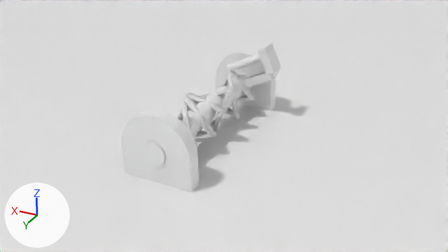
The Blender file TorsionSpring.blend: old version first, new version second.
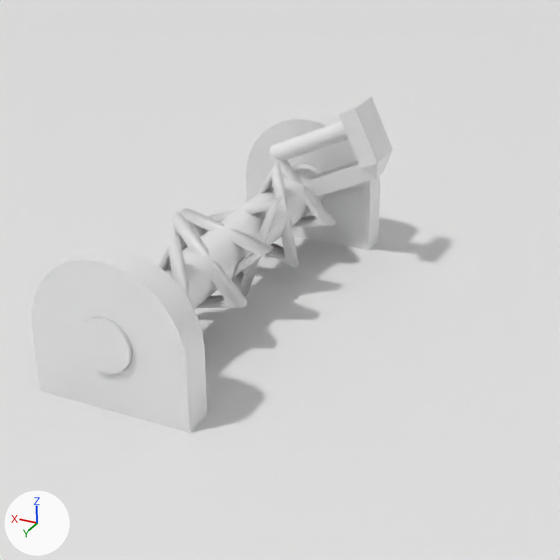
Each version appears first from the file's camera 'Camera', and next in a close-up on the part from 24% to 79% of the width and 0% to 99% of the height. Every picture has the same lights, and +X, +Y and +Z are marked at lower left.

In view in the first close-up: 'Bearing.000', 'Bearing.001', 'Cube', 'Paddle', 'Spring', 'Spring.001', 'axle'.
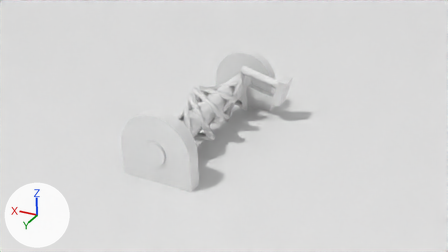
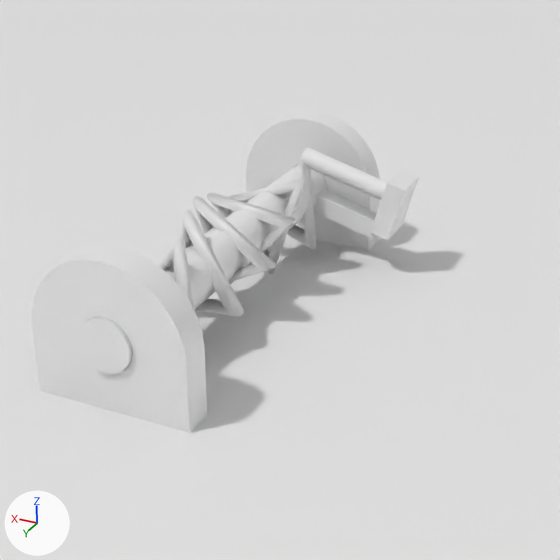
The change, as a list of edits to the scene's bpy script:
```text
Change ob_paddle:
    ob_paddle.rotation_euler: (0.000204, 0.447, 0.0) -> (0.000204, -0.268, 0.0)  # degrees (0, 26, 0) -> degrees (0, -15, 0)
Change ob_spring_001:
    ob_spring_001.rotation_euler: (1.571, 0.447, 0.0) -> (1.571, -0.268, 0.0)  # degrees (90, 26, 0) -> degrees (90, -15, 0)
Change ob_spring:
    where _m = ob_spring.modifiers.new('Screw', 'SCREW')
    _m.angle: 63.96 -> 64.67
```

Location of each change, [x1, y1, x2, y2] in pixels of the close-ups (560 x 560 px):
'Spring', modifiers changed (11% narrower): before [158, 156, 336, 308]; after [158, 158, 317, 316]
'Paddle', turned: before [309, 97, 393, 197]; after [314, 169, 419, 240]
'Spring.001', turned: before [270, 121, 348, 161]; after [301, 147, 387, 200]
